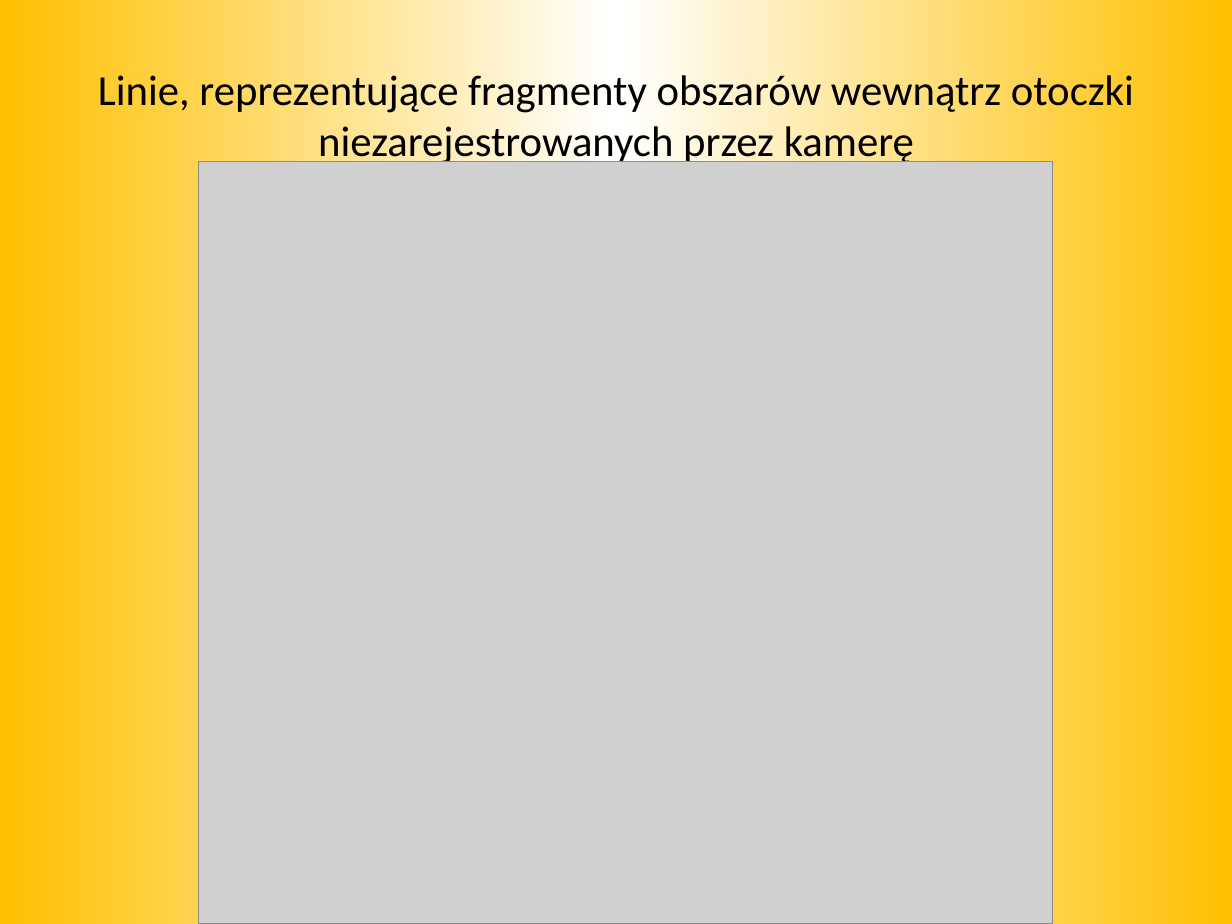
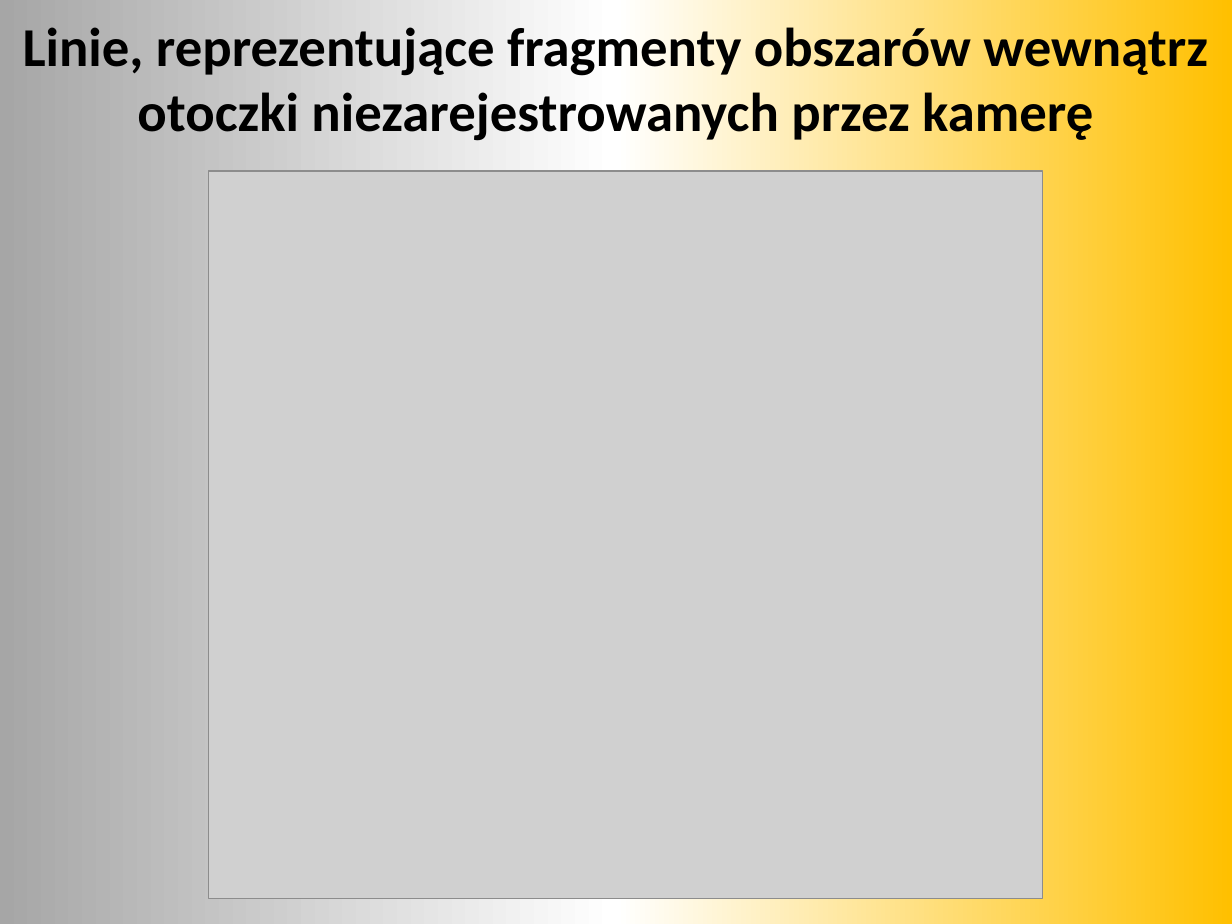
Before and after one commit to mkapiczy/DronVision, a slide deck: slide 11 of Dokumenty/Obrona/Prezentacja.pptx (slide 14 before the commit). Drawn at 1232x924 pixels with LibreOffice and Linux fonts; fonts in the diff are those of the drawing; grey boxes stand for pictures. Boxes give left, top, right and bottom in pixels: in the first picture for what was removed or moved away, otherwise in the second. Text is boxed around its words. In the diff, an @@ line names an element or a change of style, - is before the commit and + after.

```diff
--- a/Dokumenty/Obrona/Prezentacja.pptx
+++ b/Dokumenty/Obrona/Prezentacja.pptx
@@ background gradient #FFC000 to #FFFFFF to gradient #A6A6A6 to #FFFFFF to #FFC000 @@
@@ title "Linie, reprezentujące fragmenty obszarów wewnątrz ...": place and size @@
-title "Linie, reprezentujące fragmenty obszarów wewnątrz ..." at (98,70,1134,167)
+title "Linie, reprezentujące fragmenty obszarów wewnątrz ..." at (23,20,1208,145)
@@ title "Linie, reprezentujące fragmenty obszarów wewnątrz ..." at (23,20,1208,145): size 25 to 32 pt, bold on @@
@@ picture: place and size @@
-picture at (198,161,1052,924)
+picture at (208,171,1042,899)
```
Also in this commit, not shown: 16 other slides changed, 10 slides added, 11 slides removed, 4 other files.
